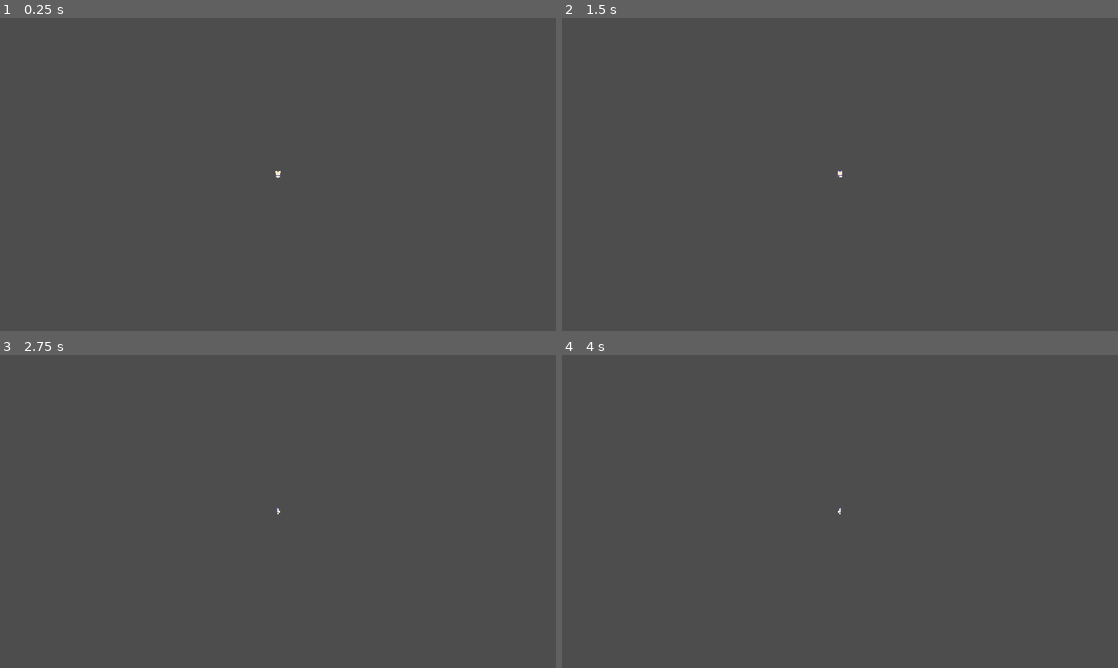
Above: before the commit, frames 1-4 (two rows, left to right).
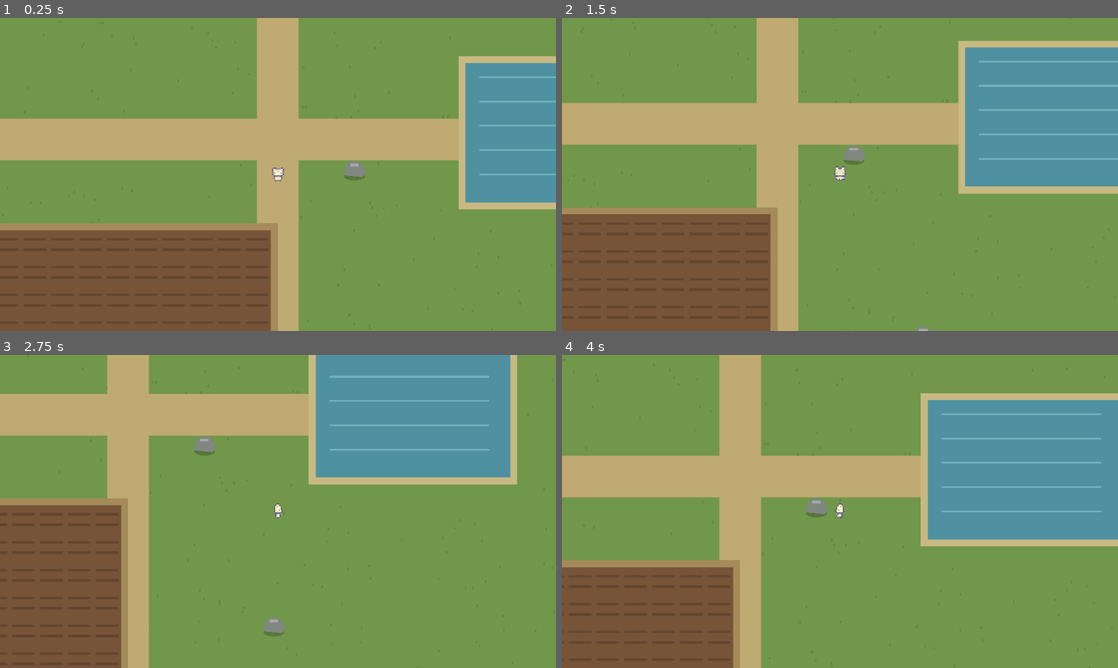
Above: after the commit, the same moments.

Repository: HelioConde/Slime-Harvest
Game: Godot game, scene res://scenes/world/World.tscn
Same seed, same stepped clock (60 frames per second), same inputs: the game is played once before the commit and once after it. Before the commit the project starts from res://scenes/player/Player.tscn.
Inputs:
- Up to frame 1 (0.25 s): no input
- Up to frame 2 (1.5 s): tap Enter at 0.5 s; hold D (move_right) 0.53-1.28 s; hold Shift (run) 0.53-1.28 s; hold S (move_down) from 1.28 s (still down); tap E (interact) at 1.35 s
- Up to frame 3 (2.75 s): tap Shift (run) at 1.55 s; release S (move_down) at 2.03 s; hold D (move_right) from 2.03 s (still down); hold Shift (run) from 2.03 s (still down)
- Up to frame 4 (4 s): release D (move_right) at 2.78 s; release Shift (run) at 2.78 s; hold W (move_up) 2.78-3.53 s; tap F (use_tool) at 2.85 s; tap Shift (run) at 3.05 s; hold A (move_left) from 3.53 s (still down); hold Shift (run) from 3.53 s (still down)

The runs differ from the first frame. In frame 1, 100% of the frame differs, in the area x 0-100%, y 0-100%; in frame 2, 100%; in frame 3, 100%; in frame 4, 100%.

Commit message:
feat: add playable farm world and remove player test scene

Diff:
--- a/project.godot
+++ b/project.godot
@@ -11,11 +11,16 @@
 [application]
 
 config/name="Slime Harvest"
-run/main_scene="res://scenes/player/Player.tscn"
+run/main_scene="res://scenes/world/World.tscn"
 config/features=PackedStringArray("4.7", "Forward Plus")
 config/icon="res://icon.svg"
 
 [display]
+
+window/size/viewport_width=640
+window/size/viewport_height=360
+window/size/window_width_override=1280
+window/size/window_height_override=720
 
 window/stretch/mode="canvas_items"
 window/stretch/aspect="expand"
--- a/scenes/player/player2teste.tscn
+++ /dev/null
@@ -1,667 +0,0 @@
-[gd_scene format=3 uid="uid://n6w1rcoyvde4"]
-
-[ext_resource type="Texture2D" uid="uid://bm2cp35q8rjb3" path="res://assets/sprites/player/Premium Charakter Spritesheet.png" id="1_45w33"]
-[ext_resource type="Script" uid="uid://dutssoemqqcvg" path="res://scripts/player/player.gd" id="2_5sfh2"]
-
-[sub_resource type="AtlasTexture" id="AtlasTexture_45w33"]
-atlas = ExtResource("1_45w33")
-region = Rect2(0, 0, 48, 48)
-
-[sub_resource type="AtlasTexture" id="AtlasTexture_5sfh2"]
-atlas = ExtResource("1_45w33")
-region = Rect2(48, 0, 48, 48)
-
-[sub_resource type="AtlasTexture" id="AtlasTexture_wxosc"]
-atlas = ExtResource("1_45w33")
-region = Rect2(96, 0, 48, 48)
-
-[sub_resource type="AtlasTexture" id="AtlasTexture_ljntl"]
-atlas = ExtResource("1_45w33")
-region = Rect2(144, 0, 48, 48)
-
-[sub_resource type="AtlasTexture" id="AtlasTexture_y4xul"]
-atlas = ExtResource("1_45w33")
-region = Rect2(192, 0, 48, 48)
-
-[sub_resource type="AtlasTexture" id="AtlasTexture_snhyg"]
-atlas = ExtResource("1_45w33")
-region = Rect2(240, 0, 48, 48)
-
-[sub_resource type="AtlasTexture" id="AtlasTexture_7nos6"]
-atlas = ExtResource("1_45w33")
-region = Rect2(288, 0, 48, 48)
-
-[sub_resource type="AtlasTexture" id="AtlasTexture_h7mr6"]
-atlas = ExtResource("1_45w33")
-region = Rect2(336, 0, 48, 48)
-
-[sub_resource type="AtlasTexture" id="AtlasTexture_5k2q4"]
-atlas = ExtResource("1_45w33")
-region = Rect2(0, 144, 48, 48)
-
-[sub_resource type="AtlasTexture" id="AtlasTexture_yqdg6"]
-atlas = ExtResource("1_45w33")
-region = Rect2(48, 144, 48, 48)
-
-[sub_resource type="AtlasTexture" id="AtlasTexture_dw86w"]
-atlas = ExtResource("1_45w33")
-region = Rect2(96, 144, 48, 48)
-
-[sub_resource type="AtlasTexture" id="AtlasTexture_ko0l0"]
-atlas = ExtResource("1_45w33")
-region = Rect2(144, 144, 48, 48)
-
-[sub_resource type="AtlasTexture" id="AtlasTexture_74yo3"]
-atlas = ExtResource("1_45w33")
-region = Rect2(192, 144, 48, 48)
-
-[sub_resource type="AtlasTexture" id="AtlasTexture_86nk4"]
-atlas = ExtResource("1_45w33")
-region = Rect2(240, 144, 48, 48)
-
-[sub_resource type="AtlasTexture" id="AtlasTexture_3k1n8"]
-atlas = ExtResource("1_45w33")
-region = Rect2(288, 144, 48, 48)
-
-[sub_resource type="AtlasTexture" id="AtlasTexture_qef01"]
-atlas = ExtResource("1_45w33")
-region = Rect2(336, 144, 48, 48)
-
-[sub_resource type="AtlasTexture" id="AtlasTexture_jucht"]
-atlas = ExtResource("1_45w33")
-region = Rect2(0, 96, 48, 48)
-
-[sub_resource type="AtlasTexture" id="AtlasTexture_mnjme"]
-atlas = ExtResource("1_45w33")
-region = Rect2(48, 96, 48, 48)
-
-[sub_resource type="AtlasTexture" id="AtlasTexture_hpltw"]
-atlas = ExtResource("1_45w33")
-region = Rect2(96, 96, 48, 48)
-
-[sub_resource type="AtlasTexture" id="AtlasTexture_w1cf4"]
-atlas = ExtResource("1_45w33")
-region = Rect2(144, 96, 48, 48)
-
-[sub_resource type="AtlasTexture" id="AtlasTexture_4w63m"]
-atlas = ExtResource("1_45w33")
-region = Rect2(192, 96, 48, 48)
-
-[sub_resource type="AtlasTexture" id="AtlasTexture_lgnh4"]
-atlas = ExtResource("1_45w33")
-region = Rect2(240, 96, 48, 48)
-
-[sub_resource type="AtlasTexture" id="AtlasTexture_q7xnr"]
-atlas = ExtResource("1_45w33")
-region = Rect2(288, 96, 48, 48)
-
-[sub_resource type="AtlasTexture" id="AtlasTexture_w0jbb"]
-atlas = ExtResource("1_45w33")
-region = Rect2(336, 96, 48, 48)
-
-[sub_resource type="AtlasTexture" id="AtlasTexture_wdonk"]
-atlas = ExtResource("1_45w33")
-region = Rect2(0, 48, 48, 48)
-
-[sub_resource type="AtlasTexture" id="AtlasTexture_vltr2"]
-atlas = ExtResource("1_45w33")
-region = Rect2(48, 48, 48, 48)
-
-[sub_resource type="AtlasTexture" id="AtlasTexture_bfqx0"]
-atlas = ExtResource("1_45w33")
-region = Rect2(96, 48, 48, 48)
-
-[sub_resource type="AtlasTexture" id="AtlasTexture_kqac6"]
-atlas = ExtResource("1_45w33")
-region = Rect2(144, 48, 48, 48)
-
-[sub_resource type="AtlasTexture" id="AtlasTexture_qmuck"]
-atlas = ExtResource("1_45w33")
-region = Rect2(192, 48, 48, 48)
-
-[sub_resource type="AtlasTexture" id="AtlasTexture_4pta7"]
-atlas = ExtResource("1_45w33")
-region = Rect2(240, 48, 48, 48)
-
-[sub_resource type="AtlasTexture" id="AtlasTexture_nqajm"]
-atlas = ExtResource("1_45w33")
-region = Rect2(288, 48, 48, 48)
-
-[sub_resource type="AtlasTexture" id="AtlasTexture_t0wg6"]
-atlas = ExtResource("1_45w33")
-region = Rect2(336, 48, 48, 48)
-
-[sub_resource type="AtlasTexture" id="AtlasTexture_5vsji"]
-atlas = ExtResource("1_45w33")
-region = Rect2(0, 384, 48, 48)
-
-[sub_resource type="AtlasTexture" id="AtlasTexture_2v0l0"]
-atlas = ExtResource("1_45w33")
-region = Rect2(48, 384, 48, 48)
-
-[sub_resource type="AtlasTexture" id="AtlasTexture_ej0xu"]
-atlas = ExtResource("1_45w33")
-region = Rect2(96, 384, 48, 48)
-
-[sub_resource type="AtlasTexture" id="AtlasTexture_catmm"]
-atlas = ExtResource("1_45w33")
-region = Rect2(144, 384, 48, 48)
-
-[sub_resource type="AtlasTexture" id="AtlasTexture_x83ec"]
-atlas = ExtResource("1_45w33")
-region = Rect2(192, 384, 48, 48)
-
-[sub_resource type="AtlasTexture" id="AtlasTexture_p5yoe"]
-atlas = ExtResource("1_45w33")
-region = Rect2(240, 384, 48, 48)
-
-[sub_resource type="AtlasTexture" id="AtlasTexture_kwjna"]
-atlas = ExtResource("1_45w33")
-region = Rect2(288, 384, 48, 48)
-
-[sub_resource type="AtlasTexture" id="AtlasTexture_olw5t"]
-atlas = ExtResource("1_45w33")
-region = Rect2(336, 384, 48, 48)
-
-[sub_resource type="AtlasTexture" id="AtlasTexture_5nulc"]
-atlas = ExtResource("1_45w33")
-region = Rect2(0, 192, 48, 48)
-
-[sub_resource type="AtlasTexture" id="AtlasTexture_tsf2e"]
-atlas = ExtResource("1_45w33")
-region = Rect2(48, 192, 48, 48)
-
-[sub_resource type="AtlasTexture" id="AtlasTexture_7vwc4"]
-atlas = ExtResource("1_45w33")
-region = Rect2(96, 192, 48, 48)
-
-[sub_resource type="AtlasTexture" id="AtlasTexture_nkvu1"]
-atlas = ExtResource("1_45w33")
-region = Rect2(144, 192, 48, 48)
-
-[sub_resource type="AtlasTexture" id="AtlasTexture_lqaca"]
-atlas = ExtResource("1_45w33")
-region = Rect2(192, 192, 48, 48)
-
-[sub_resource type="AtlasTexture" id="AtlasTexture_47sp0"]
-atlas = ExtResource("1_45w33")
-region = Rect2(240, 192, 48, 48)
-
-[sub_resource type="AtlasTexture" id="AtlasTexture_sww0t"]
-atlas = ExtResource("1_45w33")
-region = Rect2(288, 192, 48, 48)
-
-[sub_resource type="AtlasTexture" id="AtlasTexture_1at0q"]
-atlas = ExtResource("1_45w33")
-region = Rect2(336, 192, 48, 48)
-
-[sub_resource type="AtlasTexture" id="AtlasTexture_8ru2x"]
-atlas = ExtResource("1_45w33")
-region = Rect2(0, 144, 48, 48)
-
-[sub_resource type="AtlasTexture" id="AtlasTexture_vikua"]
-atlas = ExtResource("1_45w33")
-region = Rect2(48, 144, 48, 48)
-
-[sub_resource type="AtlasTexture" id="AtlasTexture_1b42t"]
-atlas = ExtResource("1_45w33")
-region = Rect2(96, 144, 48, 48)
-
-[sub_resource type="AtlasTexture" id="AtlasTexture_exfec"]
-atlas = ExtResource("1_45w33")
-region = Rect2(144, 144, 48, 48)
-
-[sub_resource type="AtlasTexture" id="AtlasTexture_r4acn"]
-atlas = ExtResource("1_45w33")
-region = Rect2(192, 144, 48, 48)
-
-[sub_resource type="AtlasTexture" id="AtlasTexture_pf0pm"]
-atlas = ExtResource("1_45w33")
-region = Rect2(240, 144, 48, 48)
-
-[sub_resource type="AtlasTexture" id="AtlasTexture_vc1v3"]
-atlas = ExtResource("1_45w33")
-region = Rect2(288, 144, 48, 48)
-
-[sub_resource type="AtlasTexture" id="AtlasTexture_31p7s"]
-atlas = ExtResource("1_45w33")
-region = Rect2(336, 144, 48, 48)
-
-[sub_resource type="AtlasTexture" id="AtlasTexture_x85ai"]
-atlas = ExtResource("1_45w33")
-region = Rect2(0, 288, 48, 48)
-
-[sub_resource type="AtlasTexture" id="AtlasTexture_y0smh"]
-atlas = ExtResource("1_45w33")
-region = Rect2(48, 288, 48, 48)
-
-[sub_resource type="AtlasTexture" id="AtlasTexture_g6p6f"]
-atlas = ExtResource("1_45w33")
-region = Rect2(96, 288, 48, 48)
-
-[sub_resource type="AtlasTexture" id="AtlasTexture_36yjv"]
-atlas = ExtResource("1_45w33")
-region = Rect2(144, 288, 48, 48)
-
-[sub_resource type="AtlasTexture" id="AtlasTexture_k1mmr"]
-atlas = ExtResource("1_45w33")
-region = Rect2(192, 288, 48, 48)
-
-[sub_resource type="AtlasTexture" id="AtlasTexture_ginqi"]
-atlas = ExtResource("1_45w33")
-region = Rect2(240, 288, 48, 48)
-
-[sub_resource type="AtlasTexture" id="AtlasTexture_ugtxy"]
-atlas = ExtResource("1_45w33")
-region = Rect2(288, 288, 48, 48)
-
-[sub_resource type="AtlasTexture" id="AtlasTexture_o7er2"]
-atlas = ExtResource("1_45w33")
-region = Rect2(336, 288, 48, 48)
-
-[sub_resource type="AtlasTexture" id="AtlasTexture_snf0u"]
-atlas = ExtResource("1_45w33")
-region = Rect2(0, 240, 48, 48)
-
-[sub_resource type="AtlasTexture" id="AtlasTexture_vee32"]
-atlas = ExtResource("1_45w33")
-region = Rect2(48, 240, 48, 48)
-
-[sub_resource type="AtlasTexture" id="AtlasTexture_2kme7"]
-atlas = ExtResource("1_45w33")
-region = Rect2(96, 240, 48, 48)
-
-[sub_resource type="AtlasTexture" id="AtlasTexture_rom5s"]
-atlas = ExtResource("1_45w33")
-region = Rect2(144, 240, 48, 48)
-
-[sub_resource type="AtlasTexture" id="AtlasTexture_x5pry"]
-atlas = ExtResource("1_45w33")
-region = Rect2(192, 240, 48, 48)
-
-[sub_resource type="AtlasTexture" id="AtlasTexture_smmuf"]
-atlas = ExtResource("1_45w33")
-region = Rect2(240, 240, 48, 48)
-
-[sub_resource type="AtlasTexture" id="AtlasTexture_ia0u1"]
-atlas = ExtResource("1_45w33")
-region = Rect2(288, 240, 48, 48)
-
-[sub_resource type="AtlasTexture" id="AtlasTexture_0auvn"]
-atlas = ExtResource("1_45w33")
-region = Rect2(336, 240, 48, 48)
-
-[sub_resource type="SpriteFrames" id="SpriteFrames_uv805"]
-animations = [{
-"frames": [{
-"duration": 1.0,
-"texture": SubResource("AtlasTexture_45w33")
-}, {
-"duration": 1.0,
-"texture": SubResource("AtlasTexture_5sfh2")
-}, {
-"duration": 1.0,
-"texture": SubResource("AtlasTexture_wxosc")
-}, {
-"duration": 1.0,
-"texture": SubResource("AtlasTexture_ljntl")
-}, {
-"duration": 1.0,
-"texture": SubResource("AtlasTexture_y4xul")
-}, {
-"duration": 1.0,
-"texture": SubResource("AtlasTexture_snhyg")
-}, {
-"duration": 1.0,
-"texture": SubResource("AtlasTexture_7nos6")
-}, {
-"duration": 1.0,
-"texture": SubResource("AtlasTexture_h7mr6")
-}],
-"loop": 1,
-"name": &"idle_down",
-"speed": 5.0
-}, {
-"frames": [{
-"duration": 1.0,
-"texture": SubResource("AtlasTexture_5k2q4")
-}, {
-"duration": 1.0,
-"texture": SubResource("AtlasTexture_yqdg6")
-}, {
-"duration": 1.0,
-"texture": SubResource("AtlasTexture_dw86w")
-}, {
-"duration": 1.0,
-"texture": SubResource("AtlasTexture_ko0l0")
-}, {
-"duration": 1.0,
-"texture": SubResource("AtlasTexture_74yo3")
-}, {
-"duration": 1.0,
-"texture": SubResource("AtlasTexture_86nk4")
-}, {
-"duration": 1.0,
-"texture": SubResource("AtlasTexture_3k1n8")
-}, {
-"duration": 1.0,
-"texture": SubResource("AtlasTexture_qef01")
-}],
-"loop": 1,
-"name": &"idle_left",
-"speed": 5.0
-}, {
-"frames": [{
-"duration": 1.0,
-"texture": SubResource("AtlasTexture_jucht")
-}, {
-"duration": 1.0,
-"texture": SubResource("AtlasTexture_mnjme")
-}, {
-"duration": 1.0,
-"texture": SubResource("AtlasTexture_hpltw")
-}, {
-"duration": 1.0,
-"texture": SubResource("AtlasTexture_w1cf4")
-}, {
-"duration": 1.0,
-"texture": SubResource("AtlasTexture_4w63m")
-}, {
-"duration": 1.0,
-"texture": SubResource("AtlasTexture_lgnh4")
-}, {
-"duration": 1.0,
-"texture": SubResource("AtlasTexture_q7xnr")
-}, {
-"duration": 1.0,
-"texture": SubResource("AtlasTexture_w0jbb")
-}],
-"loop": 1,
-"name": &"idle_right",
-"speed": 5.0
-}, {
-"frames": [{
-"duration": 1.0,
-"texture": SubResource("AtlasTexture_wdonk")
-}, {
-"duration": 1.0,
-"texture": SubResource("AtlasTexture_vltr2")
-}, {
-"duration": 1.0,
-"texture": SubResource("AtlasTexture_bfqx0")
-}, {
-"duration": 1.0,
-"texture": SubResource("AtlasTexture_kqac6")
-}, {
-"duration": 1.0,
-"texture": SubResource("AtlasTexture_qmuck")
-}, {
-"duration": 1.0,
-"texture": SubResource("AtlasTexture_4pta7")
-}, {
-"duration": 1.0,
-"texture": SubResource("AtlasTexture_nqajm")
-}, {
-"duration": 1.0,
-"texture": SubResource("AtlasTexture_t0wg6")
-}],
-"loop": 1,
-"name": &"idle_up",
-"speed": 5.0
-}, {
-"frames": [{
-"duration": 1.0,
-"texture": SubResource("AtlasTexture_5vsji")
-}, {
-"duration": 1.0,
-"texture": SubResource("AtlasTexture_2v0l0")
-}, {
-"duration": 1.0,
-"texture": SubResource("AtlasTexture_ej0xu")
-}, {
-"duration": 1.0,
-"texture": SubResource("AtlasTexture_catmm")
-}, {
-"duration": 1.0,
-"texture": SubResource("AtlasTexture_x83ec")
-}, {
-"duration": 1.0,
-"texture": SubResource("AtlasTexture_p5yoe")
-}, {
-"duration": 1.0,
-"texture": SubResource("AtlasTexture_kwjna")
-}, {
-"duration": 1.0,
-"texture": SubResource("AtlasTexture_olw5t")
-}],
-"loop": 1,
-"name": &"run_down",
-"speed": 12.0
-}, {
-"frames": [{
-"duration": 1.0,
-"texture": SubResource("AtlasTexture_5vsji")
-}, {
-"duration": 1.0,
-"texture": SubResource("AtlasTexture_2v0l0")
-}, {
-"duration": 1.0,
-"texture": SubResource("AtlasTexture_ej0xu")
-}, {
-"duration": 1.0,
-"texture": SubResource("AtlasTexture_catmm")
-}, {
-"duration": 1.0,
-"texture": SubResource("AtlasTexture_x83ec")
-}, {
-"duration": 1.0,
-"texture": SubResource("AtlasTexture_p5yoe")
-}, {
-"duration": 1.0,
-"texture": SubResource("AtlasTexture_kwjna")
-}, {
-"duration": 1.0,
-"texture": SubResource("AtlasTexture_olw5t")
-}],
-"loop": 1,
-"name": &"run_left",
-"speed": 12.0
-}, {
-"frames": [{
-"duration": 1.0,
-"texture": SubResource("AtlasTexture_5vsji")
-}, {
-"duration": 1.0,
-"texture": SubResource("AtlasTexture_2v0l0")
-}, {
-"duration": 1.0,
-"texture": SubResource("AtlasTexture_ej0xu")
-}, {
-"duration": 1.0,
-"texture": SubResource("AtlasTexture_catmm")
-}, {
-"duration": 1.0,
-"texture": SubResource("AtlasTexture_x83ec")
-}, {
-"duration": 1.0,
-"texture": SubResource("AtlasTexture_p5yoe")
-}, {
-"duration": 1.0,
-"texture": SubResource("AtlasTexture_kwjna")
-}, {
-"duration": 1.0,
-"texture": SubResource("AtlasTexture_olw5t")
-}],
-"loop": 1,
-"name": &"run_right",
-"speed": 12.0
-}, {
-"frames": [{
-"duration": 1.0,
-"texture": SubResource("AtlasTexture_5vsji")
-}, {
-"duration": 1.0,
-"texture": SubResource("AtlasTexture_2v0l0")
-}, {
-"duration": 1.0,
-"texture": SubResource("AtlasTexture_ej0xu")
-}, {
-"duration": 1.0,
-"texture": SubResource("AtlasTexture_catmm")
-}, {
-"duration": 1.0,
-"texture": SubResource("AtlasTexture_x83ec")
-}, {
-"duration": 1.0,
-"texture": SubResource("AtlasTexture_p5yoe")
-}, {
-"duration": 1.0,
-"texture": SubResource("AtlasTexture_kwjna")
-}, {
-"duration": 1.0,
-"texture": SubResource("AtlasTexture_olw5t")
-}],
-"loop": 1,
-"name": &"run_up",
-"speed": 12.0
-}, {
-"frames": [{
-"duration": 1.0,
-"texture": SubResource("AtlasTexture_5nulc")
-}, {
-"duration": 1.0,
-"texture": SubResource("AtlasTexture_tsf2e")
-}, {
-"duration": 1.0,
-"texture": SubResource("AtlasTexture_7vwc4")
-}, {
-"duration": 1.0,
-"texture": SubResource("AtlasTexture_nkvu1")
-}, {
-"duration": 1.0,
-"texture": SubResource("AtlasTexture_lqaca")
-}, {
-"duration": 1.0,
-"texture": SubResource("AtlasTexture_47sp0")
-}, {
-"duration": 1.0,
-"texture": SubResource("AtlasTexture_sww0t")
-}, {
-"duration": 1.0,
-"texture": SubResource("AtlasTexture_1at0q")
-}],
-"loop": 1,
-"name": &"walk_down",
-"speed": 5.0
-}, {
-"frames": [{
-"duration": 1.0,
-"texture": SubResource("AtlasTexture_8ru2x")
-}, {
-"duration": 1.0,
-"texture": SubResource("AtlasTexture_vikua")
-}, {
-"duration": 1.0,
-"texture": SubResource("AtlasTexture_1b42t")
-}, {
-"duration": 1.0,
-"texture": SubResource("AtlasTexture_exfec")
-}, {
-"duration": 1.0,
-"texture": SubResource("AtlasTexture_r4acn")
-}, {
-"duration": 1.0,
-"texture": SubResource("AtlasTexture_pf0pm")
-}, {
-"duration": 1.0,
-"texture": SubResource("AtlasTexture_vc1v3")
-}, {
-"duration": 1.0,
-"texture": SubResource("AtlasTexture_31p7s")
-}],
-"loop": 1,
-"name": &"walk_left",
-"speed": 5.0
-}, {
-"frames": [{
-"duration": 1.0,
-"texture": SubResource("AtlasTexture_x85ai")
-}, {
-"duration": 1.0,
-"texture": SubResource("AtlasTexture_y0smh")
-}, {
-"duration": 1.0,
-"texture": SubResource("AtlasTexture_g6p6f")
-}, {
-"duration": 1.0,
-"texture": SubResource("AtlasTexture_36yjv")
-}, {
-"duration": 1.0,
-"texture": SubResource("AtlasTexture_k1mmr")
-}, {
-"duration": 1.0,
-"texture": SubResource("AtlasTexture_ginqi")
-}, {
-"duration": 1.0,
-"texture": SubResource("AtlasTexture_ugtxy")
-}, {
-"duration": 1.0,
-"texture": SubResource("AtlasTexture_o7er2")
-}],
-"loop": 1,
-"name": &"walk_right",
-"speed": 5.0
-}, {
-"frames": [{
-"duration": 1.0,
-"texture": SubResource("AtlasTexture_snf0u")
-}, {
-"duration": 1.0,
-"texture": SubResource("AtlasTexture_vee32")
-}, {
-"duration": 1.0,
-"texture": SubResource("AtlasTexture_2kme7")
-}, {
-"duration": 1.0,
-"texture": SubResource("AtlasTexture_rom5s")
-}, {
-"duration": 1.0,
-"texture": SubResource("AtlasTexture_x5pry")
-}, {
-"duration": 1.0,
-"texture": SubResource("AtlasTexture_smmuf")
-}, {
-"duration": 1.0,
-"texture": SubResource("AtlasTexture_ia0u1")
-}, {
-"duration": 1.0,
-"texture": SubResource("AtlasTexture_0auvn")
-}],
-"loop": 1,
-"name": &"walk_up",
-"speed": 5.0
-}]
-
-[sub_resource type="RectangleShape2D" id="RectangleShape2D_uv805"]
-
-[node name="Player2Teste" type="CharacterBody2D" unique_id=1304143833 groups=["player"]]
-motion_mode = 1
-script = ExtResource("2_5sfh2")
-
-[node name="AnimatedSprite2D" type="AnimatedSprite2D" parent="." unique_id=646821145]
-sprite_frames = SubResource("SpriteFrames_uv805")
-animation = &"run_right"
-
-[node name="CollisionShape2D" type="CollisionShape2D" parent="." unique_id=1730790825]
-shape = SubResource("RectangleShape2D_uv805")
-
-[node name="Camera2D" type="Camera2D" parent="." unique_id=19038847]
-
-
-[node name="InteractionRay" type="RayCast2D" parent="."]
-target_position = Vector2(0, 24)
-collision_mask = 4
-collide_with_areas = true
-
-[node name="ToolOrigin" type="Marker2D" parent="."]
-position = Vector2(0, 16)
--- /dev/null
+++ b/scenes/world/World.tscn
@@ -0,0 +1,109 @@
+[gd_scene load_steps=4 format=3]
+
+[ext_resource type="Script" path="res://scripts/world/world.gd" id="1_world"]
+[ext_resource type="PackedScene" path="res://scenes/player/Player.tscn" id="2_player"]
+[ext_resource type="Script" path="res://scripts/world/decoration.gd" id="3_decoration"]
+
+[node name="World" type="Node2D"]
+texture_filter = 1
+script = ExtResource("1_world")
+
+[node name="Actors" type="Node2D" parent="."]
+y_sort_enabled = true
+
+[node name="Player" parent="Actors" instance=ExtResource("2_player")]
+position = Vector2(648, 352)
+
+[node name="Camera2D" parent="Actors/Player" index="2"]
+limit_left = 0
+limit_top = 0
+limit_right = 1280
+limit_bottom = 960
+position_smoothing_enabled = false
+
+[node name="Tree1" type="Node2D" parent="Actors"]
+position = Vector2(128, 144)
+script = ExtResource("3_decoration")
+kind = 0
+
+[node name="Tree2" type="Node2D" parent="Actors"]
+position = Vector2(224, 128)
+script = ExtResource("3_decoration")
+kind = 0
+
+[node name="Tree3" type="Node2D" parent="Actors"]
+position = Vector2(368, 160)
+script = ExtResource("3_decoration")
+kind = 0
+
+[node name="Tree4" type="Node2D" parent="Actors"]
+position = Vector2(688, 128)
+script = ExtResource("3_decoration")
+kind = 0
+
+[node name="Tree5" type="Node2D" parent="Actors"]
+position = Vector2(800, 160)
+script = ExtResource("3_decoration")
+kind = 0
+
+[node name="Tree6" type="Node2D" parent="Actors"]
+position = Vector2(1152, 160)
+script = ExtResource("3_decoration")
+kind = 0
+
+[node name="Tree7" type="Node2D" parent="Actors"]
+position = Vector2(112, 400)
+script = ExtResource("3_decoration")
+kind = 0
+
+[node name="Tree8" type="Node2D" parent="Actors"]
+position = Vector2(144, 640)
+script = ExtResource("3_decoration")
+kind = 0
+
+[node name="Tree9" type="Node2D" parent="Actors"]
+position = Vector2(240, 784)
+script = ExtResource("3_decoration")
+kind = 0
+
+[node name="Tree10" type="Node2D" parent="Actors"]
+position = Vector2(752, 736)
+script = ExtResource("3_decoration")
+kind = 0
+
+[node name="Tree11" type="Node2D" parent="Actors"]
+position = Vector2(1040, 704)
+script = ExtResource("3_decoration")
+kind = 0
+
+[node name="Tree12" type="Node2D" parent="Actors"]
+position = Vector2(1152, 816)
+script = ExtResource("3_decoration")
+kind = 0
+
+[node name="Rock1" type="Node2D" parent="Actors"]
+position = Vector2(208, 320)
+script = ExtResource("3_decoration")
+kind = 1
+
+[node name="Rock2" type="Node2D" parent="Actors"]
+position = Vector2(736, 352)
+script = ExtResource("3_decoration")
+kind = 1
+
+[node name="Rock3" type="Node2D" parent="Actors"]
+position = Vector2(816, 560)
+script = ExtResource("3_decoration")
+kind = 1
+
+[node name="Rock4" type="Node2D" parent="Actors"]
+position = Vector2(928, 640)
+script = ExtResource("3_decoration")
+kind = 1
+
+[node name="Rock5" type="Node2D" parent="Actors"]
+position = Vector2(432, 768)
+script = ExtResource("3_decoration")
+kind = 1
+
+[editable path="Actors/Player"]
--- /dev/null
+++ b/scripts/world/decoration.gd
@@ -0,0 +1,22 @@
+extends Node2D
+## Y-sorted decoration; the base of each object is its sorting origin.
+@export_enum("Tree", "Rock") var kind: int = 0
+
+func _draw() -> void:
+	draw_ellipse_shadow()
+	if kind == 0:
+		draw_rect(Rect2(-5, -22, 10, 24), Color("#705039"))
+		draw_circle(Vector2(0, -32), 23, Color("#365d35"))
+		draw_circle(Vector2(-10, -35), 15, Color("#456f3c"))
+		draw_circle(Vector2(7, -43), 17, Color("#567f40"))
+	else:
+		draw_colored_polygon(PackedVector2Array([
+			Vector2(-12, 1), Vector2(-10, -10), Vector2(-3, -16),
+			Vector2(8, -13), Vector2(13, -3), Vector2(10, 3)
+		]), Color("#808781"))
+		draw_line(Vector2(-5, -11), Vector2(5, -11), Color("#a5ada3"), 3)
+
+func draw_ellipse_shadow() -> void:
+	draw_set_transform(Vector2(0, 2), 0, Vector2(1, 0.4))
+	draw_circle(Vector2.ZERO, 15 if kind == 0 else 12, Color(0.15, 0.23, 0.12, 0.35))
+	draw_set_transform(Vector2.ZERO)
--- /dev/null
+++ b/scripts/world/world.gd
@@ -0,0 +1,65 @@
+extends Node2D
+## First farm layout. Drawing can be replaced by tiles without changing collisions.
+const MAP_SIZE := Vector2(1280, 960)
+const POND := Rect2(864, 224, 224, 160)
+const FIELD := Rect2(320, 416, 320, 224)
+const TREES: Array[Vector2] = [
+	Vector2(128, 144), Vector2(224, 128), Vector2(368, 160),
+	Vector2(688, 128), Vector2(800, 160), Vector2(1152, 160),
+	Vector2(112, 400), Vector2(144, 640), Vector2(240, 784),
+	Vector2(752, 736), Vector2(1040, 704), Vector2(1152, 816)
+]
+const ROCKS: Array[Vector2] = [
+	Vector2(208, 320), Vector2(736, 352), Vector2(816, 560),
+	Vector2(928, 640), Vector2(432, 768)
+]
+
+func _ready() -> void:
+	_add_block(Rect2(-32, -32, 1344, 32))
+	_add_block(Rect2(-32, 960, 1344, 32))
+	_add_block(Rect2(-32, 0, 32, 960))
+	_add_block(Rect2(1280, 0, 32, 960))
+	_add_block(POND)
+	for point in TREES:
+		_add_block(Rect2(point - Vector2(7, 6), Vector2(14, 12)))
+	for point in ROCKS:
+		_add_block(Rect2(point - Vector2(10, 6), Vector2(20, 12)))
+	queue_redraw()
+
+func _add_block(bounds: Rect2) -> void:
+	var body := StaticBody2D.new()
+	body.collision_layer = 1
+	body.collision_mask = 2
+	body.position = bounds.get_center()
+	var collider := CollisionShape2D.new()
+	var shape := RectangleShape2D.new()
+	shape.size = bounds.size
+	collider.shape = shape
+	body.add_child(collider)
+	add_child(body)
+
+func _draw() -> void:
+	draw_rect(Rect2(Vector2.ZERO, MAP_SIZE), Color("#71974b"))
+	var random := RandomNumberGenerator.new()
+	random.seed = 43821
+	for index in range(900):
+		var point := Vector2(random.randf_range(16, 1264), random.randf_range(16, 944))
+		draw_rect(Rect2(point, Vector2(2, 3)), Color("#628740"))
+	draw_rect(Rect2(624, 32, 48, 896), Color("#bfaa72"))
+	draw_rect(Rect2(176, 288, 720, 48), Color("#bfaa72"))
+	draw_rect(FIELD.grow(8), Color("#a48b59"))
+	draw_rect(FIELD, Color("#775438"))
+	for row in range(7):
+		for column in range(10):
+			var cell := FIELD.position + Vector2(column * 32, row * 32)
+			draw_rect(Rect2(cell + Vector2(3, 9), Vector2(26, 3)), Color("#63452f"))
+			draw_rect(Rect2(cell + Vector2(3, 21), Vector2(26, 3)), Color("#63452f"))
+	draw_rect(POND.grow(8), Color("#c8b982"))
+	draw_rect(POND, Color("#4f91a1"))
+	for row in range(5):
+		draw_line(POND.position + Vector2(16, 16 + row * 28),
+			POND.position + Vector2(200, 16 + row * 28), Color("#72b3be"), 2)
+	draw_rect(Rect2(0, 0, 1280, 16), Color("#425e32"))
+	draw_rect(Rect2(0, 944, 1280, 16), Color("#425e32"))
+	draw_rect(Rect2(0, 0, 16, 960), Color("#425e32"))
+	draw_rect(Rect2(1264, 0, 16, 960), Color("#425e32"))
Not shown, added: docs/world_setup.md
